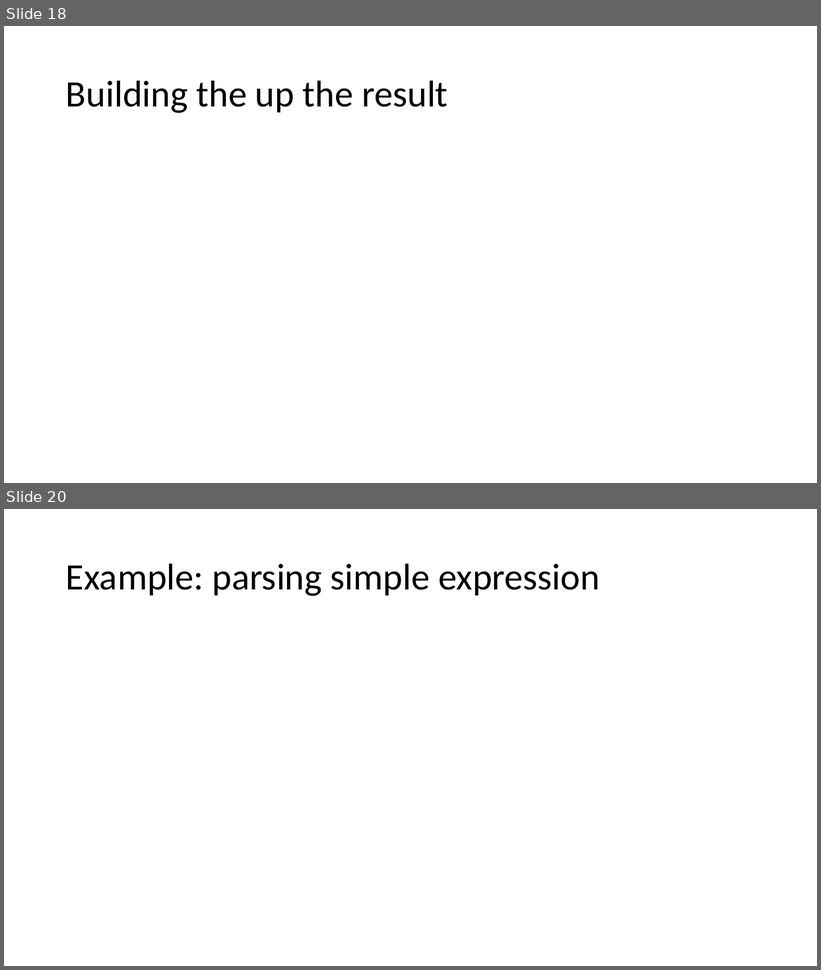
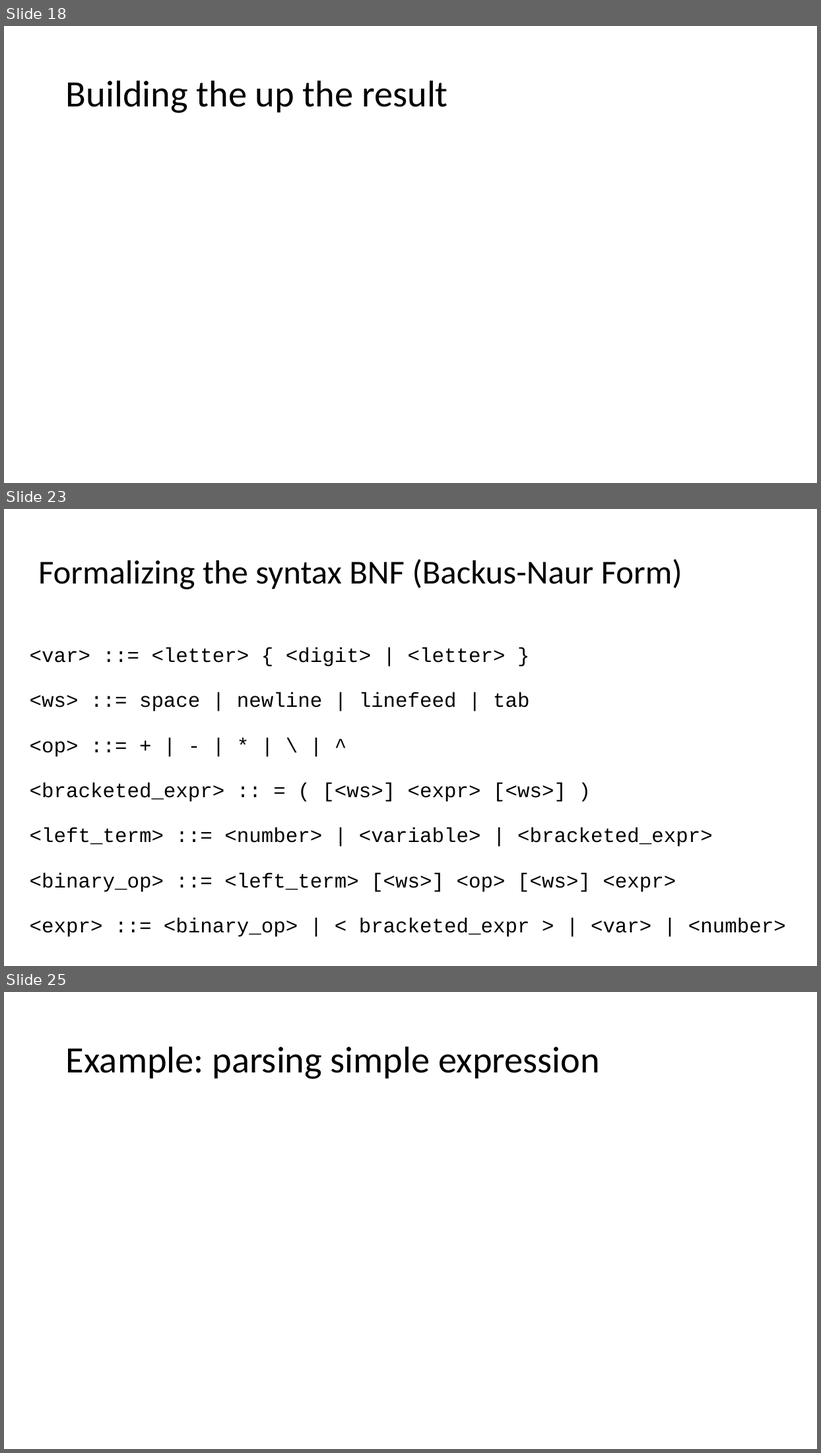
Before and after one commit to atiboros/PracticalFParsec, a slide deck: Slides/Practical FParsec V2.pptx. Shown one above the other, each under a label of ours: slides 18 and 20 before the commit, slides 18, 23 and 25 after it; the slides between them are not shown. The pictures are 821x970 and 821x1453 pixels, drawn with LibreOffice and Linux fonts; fonts in the diff are those of the drawing. Boxes give left, top, right and bottom in pixels: in the first picture for what was removed or moved away, otherwise in the second. Text is boxed around its words. In the diff, an @@ line names an element or a change of style, - is before the commit and + after.

```diff
--- a/Slides/Practical FParsec V2.pptx
+++ b/Slides/Practical FParsec V2.pptx
@@ slide 23 added at (4, 509, 817, 966), background #FFFFFF @@
@@ title added at (38, 559, 682, 590), 39.6 pt, text #000000 @@
+Formalizing the syntax BNF (Backus-Naur Form)
@@ text added at (30, 648, 786, 937), 24.1 pt, text #000000 @@
+<var> ::= <letter> { <digit> | <letter> }
+<ws> ::= space | newline | linefeed | tab
+<op> ::= + | - | * | \ | ^
+<bracketed_expr> :: = ( [<ws>] <expr> [<ws>] )
+<left_term> ::= <number> | <variable> | <bracketed_expr>
+<binary_op> ::= <left_term> [<ws>] <op> [<ws>] <expr>
+<expr> ::= <binary_op> | < bracketed_expr > | <var> | <number>
@@ what was slide 20 is now slide 25 @@
```
Also in this commit, not shown: 2 slides changed, 4 other slides added, 2 other files.
